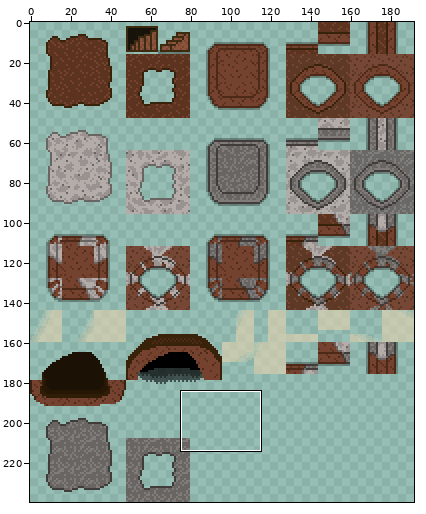
File history of a sprite sheet, graphics/terrain/marble_quarry.png. Above: a wide view before the commit, with the close-up outlined.
Close-up. Before the edit:
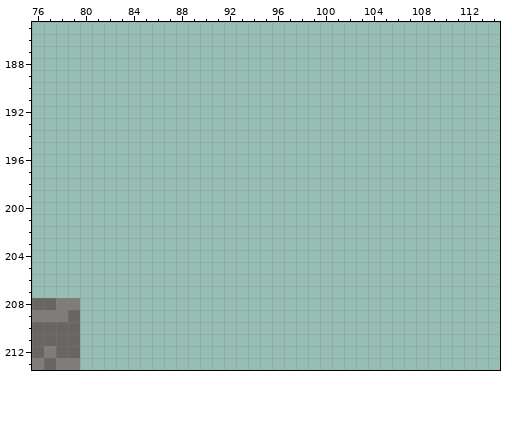
The file is 192x240 pixels. Colours within 5 levels of each other are drawn and written as one. Shown: x 76..114, y 185..213.
The same view after the edit:
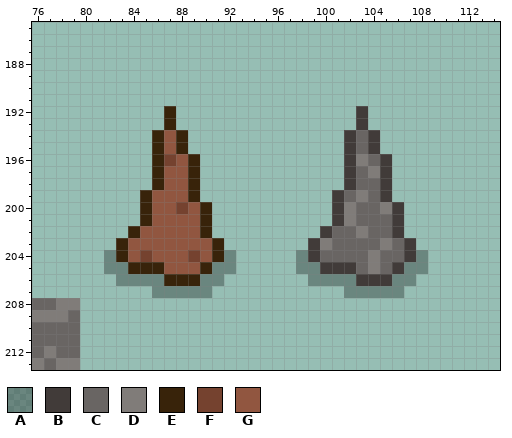
Palette (. is transparent): A #0000004b  B #413b39  C #696563  D #807c79  E #38230a  F #75422f  G #915640
Commit: Add stalagmites on ground of quarry cave
From old to new:
@@ x 76..114 @@
 191 .......................................
-192 .......................................
-193 .......................................
-194 .......................................
-195 .......................................
-196 .......................................
-197 .......................................
-198 .......................................
-199 .......................................
-200 .......................................
-201 .......................................
-202 .......................................
-203 .......................................
-204 .......................................
-205 .......................................
-206 .......................................
-207 .......................................
+192 ...........E...............B...........
+193 ...........E...............B...........
+194 ..........EGE.............BCB..........
+195 ..........EGE.............BCB..........
+196 ..........EFGE............BDCB.........
+197 ..........EGGE............BCDB.........
+198 ..........EGGE............BCCB.........
+199 .........EGGGE...........BCDCB.........
+200 .........EGGFGE..........BDCCDB........
+201 .........EGGGGE..........BDCCCB........
+202 ........EGGGGGE.........BCCDCCB........
+203 .......EGGGGGGGE.......BDCCCCDCB.......
+204 ......AEGFGGGFGEA.....ABCCCCDCCBA......
+205 ......AAEEEGGGEAA.....AABBBCDCBAA......
+206 .......AAAAEEEAA.......AAAABBBAA.......
+207 ..........AAAAA...........AAAAA........
 208 CCDD...................................
Changed places in both close-ups, as pixel boxes (x1, y1, x2, y2):
added: (104, 106, 236, 298)
added: (296, 106, 428, 298)
